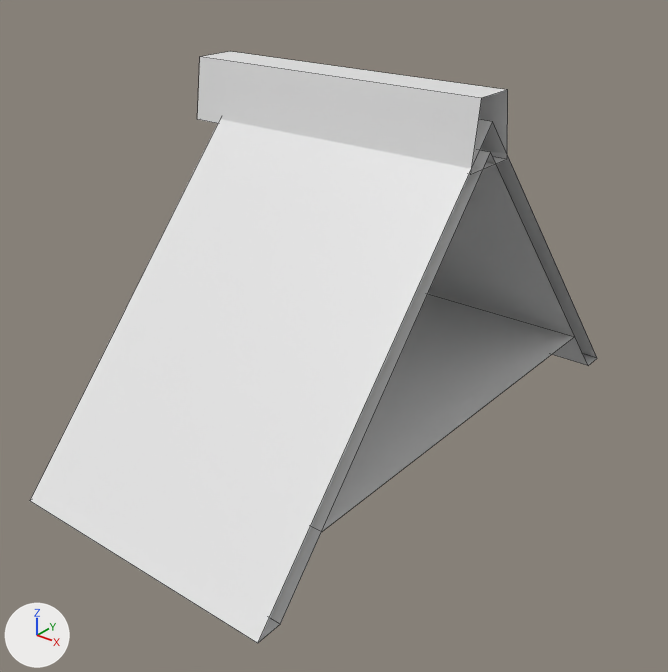
What one commit did to the FBX model Assets/Enviroment/Building/Model/Block/roof_8x4x4_head.fbx.
Before and after are seen from a camera (50 mm lens) standing at (9.85, -10.58, 7.11) and looking at (1.24, 0.19, 0.43). The lights are fixed; the arrows at lower left show +X, +Y and +Z. Mesh edges are drawn as thin lines. Materials are left out; every surface is plain grey.

The first picture shows 'roof_8x4x4_head'.
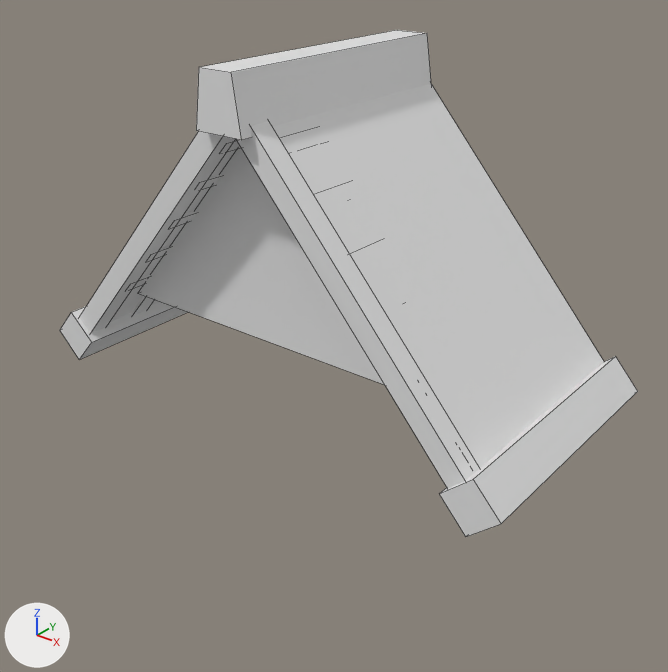
Changed parts and their boxes [x1, y1, x2, y2] in the pictures (668 x 672 px):
'roof_8x4x4_head', reshaped, turned
    before: [30, 51, 597, 643]
    after: [60, 30, 638, 537]
part 1 of me_cube_032, built on
    before: [258, 354, 597, 643]
    after: [60, 121, 638, 537]

The change, as a list of edits to the scene's bpy script:
```text
Change me_cube_032:
    used by ob_roof_8x4x4_head; location = (0.0, 0.0, 0.0); rotation_euler = (1.571, 0.0, 0.0), in degrees (90, 0, 0); scale = (0.01, 0.01, 0.01)
    remove me_cube_032.from_pydata(...)  # 25 vertices, 15 faces; spans x -100.0..400.0, y -90.0..475.0, z -470.0..470.0
    add me_cube_032.from_pydata(...)  # 185 vertices, 77 faces; spans x -100.0..400.0, y -143.0..475.0, z -500.0..508.0
    me_cube_032 part 1
    4 faces are deleted
    78 vertices are added at x -86.0..356.0, y -143.0..410.0, z -500.0..508.0
    40 new vertices lie (117.0, 0.0, 0.0) away from vertices in x -51.0, y 26.0..373.0, z -342.0..344.0
    16 new vertices lie (40.0, 0.0, 0.0) away from vertices in x -78.0..316.0, y -125.0..410.0, z -479.0..482.0
    12 new vertices lie (0.0, 19.0, 22.0) away from vertices in x 28.0..356.0, y -125.0..384.0, z 5.0..453.0
    8 new vertices lie (486.0, 0.0, 0.0) away from vertices in x -86.0, y -143.0..-38.0, z -500.0..508.0
    6 new vertices lie (0.0, 503.0, 446.0) away from vertices in x 29.0..356.0, y -103.0, z -468.0
    66 new faces join them
Change ob_roof_8x4x4_head:
    ob_roof_8x4x4_head.rotation_euler: (1.571, 0.0, 0.0) -> (1.571, 0.0, 1.571)  # degrees (90, 0, 0) -> degrees (90, 0, 90)
```
